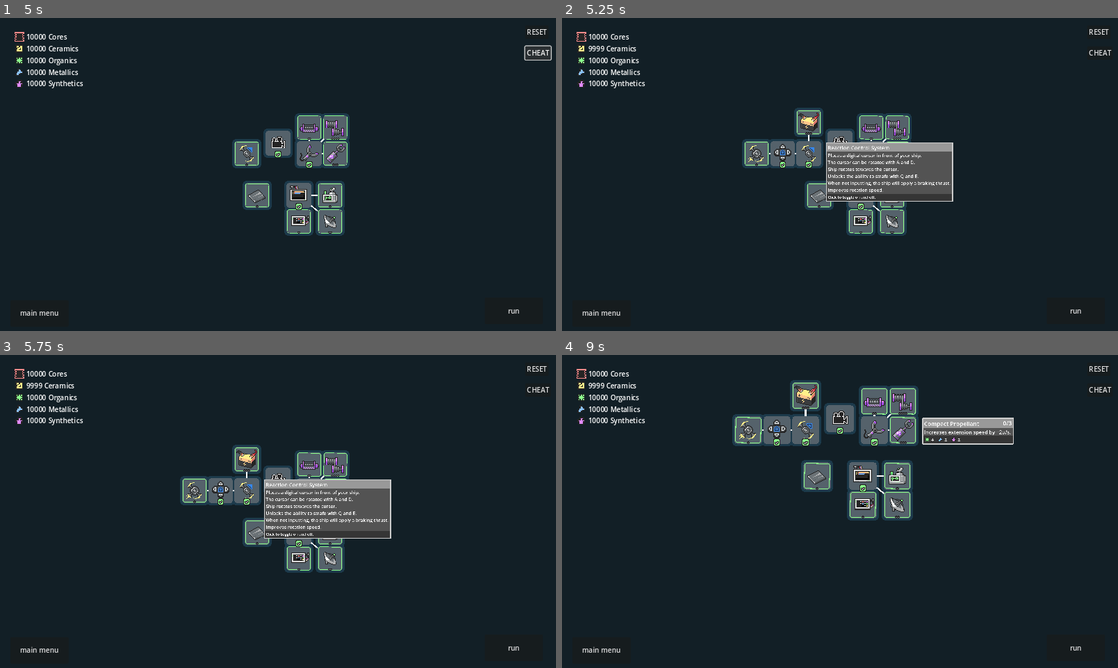
Above: before the commit, frames 1-4 (two rows, left to right).
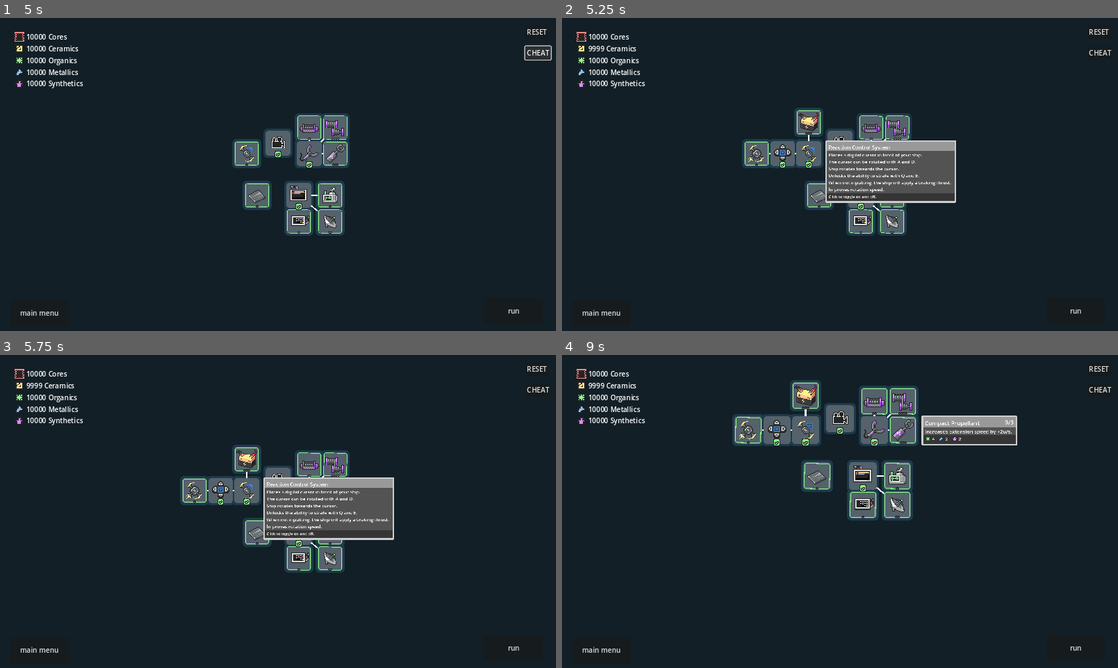
Above: after the commit, the same moments.

Repository: A5TR0spud/asterdrift_redshift
Game: Godot game, scene res://Scenes/Menus/main_menu.tscn
The game is run twice, just before and just after one commit, with the same random seed, the same clock (stepped at 60 frames per second) and the same inputs. The engine's default icon, where the game draws it, is replaced by a stand-in: a white triangle on a blue panel in a dark square.
Inputs (mouse positions are in pixels of both pictures, inside the frame that each line leads up to):
- Up to frame 1 (5 s): click "Play" at 0.5 s; click "RESET" at 1.25 s; click "run" at 2 s; click "terminate run" at 2.75 s; click "Return To Hangar" at 3.5 s; click "CHEAT" at 4.25 s
- Up to frame 2 (5.25 s): click (806, 152) at 5.02 s
- Up to frame 3 (5.75 s): no input
- Up to frame 4 (9 s): click "main menu" at 5.75 s; click "Play" at 6.5 s; tap Enter at 7.25 s; move the mouse to (962, 495) at 7.27 s; hold E (strafe right) 7.28-8.03 s; hold Shift (boost) 7.28-8.03 s; move the mouse to (728, 527) at 8.02 s; hold S (backward) 8.03-8.78 s; click (728, 527) at 8.1 s; move the mouse to (895, 442) at 8.77 s; hold E (strafe right) from 8.78 s (still down); tap Mouse wheel up (zoom in) at 8.85 s

Frame 1 is identical in both runs. In frame 2, 1.4% of the frame differs, in the area x 47-71%, y 39-60%; in frame 3, 1.4%; in frame 4, 0.7%.

Commit message:
v10

Diff:
--- a/Scenes/Hangar/UpgradeIcon/upgrade.tscn
+++ b/Scenes/Hangar/UpgradeIcon/upgrade.tscn
@@ -32,15 +32,15 @@
 [sub_resource type="StyleBoxEmpty" id="StyleBoxEmpty_6hn16"]
 
 [sub_resource type="StyleBoxFlat" id="StyleBoxFlat_7snbq"]
-border_width_left = 5
-border_width_top = 5
-border_width_right = 5
-corner_radius_top_left = 5
-corner_radius_top_right = 5
-expand_margin_left = 5.0
-expand_margin_top = 5.0
-expand_margin_right = 10.0
-expand_margin_bottom = 2.0
+border_width_left = 10
+border_width_top = 10
+border_width_right = 10
+corner_radius_top_left = 10
+corner_radius_top_right = 10
+expand_margin_left = 10.0
+expand_margin_top = 10.0
+expand_margin_right = 20.0
+expand_margin_bottom = 4.0
 anti_aliasing = false
 
 [sub_resource type="Theme" id="Theme_bkje1"]
@@ -54,13 +54,13 @@
 
 [sub_resource type="StyleBoxFlat" id="StyleBoxFlat_54xy4"]
 bg_color = Color(0.32549, 0.32549, 0.32549, 1)
-border_width_left = 5
-border_width_right = 5
+border_width_left = 10
+border_width_right = 10
 corner_detail = 1
-expand_margin_left = 5.0
-expand_margin_top = 2.0
-expand_margin_right = 10.0
-expand_margin_bottom = 2.0
+expand_margin_left = 10.0
+expand_margin_top = 4.0
+expand_margin_right = 20.0
+expand_margin_bottom = 4.0
 
 [sub_resource type="Theme" id="Theme_r2qfw"]
 PanelContainer/styles/panel = SubResource("StyleBoxFlat_54xy4")
@@ -70,19 +70,18 @@
 
 [sub_resource type="LabelSettings" id="LabelSettings_uohsn"]
 font_size = 28
-font_color = Color(1, 0.7, 0.7, 1)
 
 [sub_resource type="StyleBoxFlat" id="StyleBoxFlat_1jsna"]
 bg_color = Color(0.20871, 0.20871, 0.20871, 1)
-border_width_left = 5
-border_width_right = 5
-border_width_bottom = 5
-corner_radius_bottom_right = 5
-corner_radius_bottom_left = 5
-expand_margin_left = 5.0
-expand_margin_top = 2.0
-expand_margin_right = 10.0
-expand_margin_bottom = 5.0
+border_width_left = 10
+border_width_right = 10
+border_width_bottom = 10
+corner_radius_bottom_right = 10
+corner_radius_bottom_left = 10
+expand_margin_left = 10.0
+expand_margin_top = 4.0
+expand_margin_right = 20.0
+expand_margin_bottom = 10.0
 anti_aliasing = false
 
 [sub_resource type="Theme" id="Theme_3w4wk"]
@@ -128,8 +127,8 @@
 
 [node name="IsAvailableIcon" type="Sprite2D" parent="MainIcon"]
 visible = false
-rotation = 0.0172508
-scale = Vector2(0.94994, 0.94994)
+rotation = -0.00257247
+scale = Vector2(0.932637, 0.932637)
 texture = ExtResource("3_yu8kn")
 script = ExtResource("4_dkm4s")
 
@@ -148,9 +147,9 @@
 [node name="Tooltip" type="VBoxContainer" parent="."]
 z_index = 10
 offset_left = 112.0
-offset_top = -64.0
-offset_right = 462.0
-offset_bottom = 72.0
+offset_top = -72.0
+offset_right = 472.0
+offset_bottom = 74.0
 alignment = 1
 
 [node name="Top" type="PanelContainer" parent="Tooltip"]
--- a/Scenes/Hangar/hangar.tscn
+++ b/Scenes/Hangar/hangar.tscn
@@ -1003,7 +1003,7 @@
 PARENT_UPGRADE = NodePath("../PhotonCannon")
 Cost = SubResource("Resource_yighi")
 
-[node name="TractorNeedle" parent="Camera2D/TechTree/BottomLeft/Laser" node_paths=PackedStringArray("PARENT_UPGRADE", "REQUIRED_UPGRADES") instance=ExtResource("4_r883k")]
+[node name="TractorNeedle" parent="Camera2D/TechTree/BottomLeft/Laser" node_paths=PackedStringArray("PARENT_UPGRADE") instance=ExtResource("4_r883k")]
 position = Vector2(-96, 640)
 NAME = "Attractor Beam"
 DESCRIPTION = "The needle laser can now target and attract resources,
@@ -1013,7 +1013,6 @@
 INTERNAL_NAME = "TractorNeedle"
 SPRITE = ExtResource("23_pbsqd")
 PARENT_UPGRADE = NodePath("../MiningLaser")
-REQUIRED_UPGRADES = [NodePath("../../../BottomRight/Farming/GreenBeam")]
 Cost = SubResource("Resource_lfgh2")
 
 [node name="LaserArray" parent="Camera2D/TechTree/BottomLeft/Laser" node_paths=PackedStringArray("PARENT_UPGRADE") instance=ExtResource("4_r883k")]
@@ -1269,7 +1268,7 @@
 Cost = SubResource("Resource_v0aau")
 
 [node name="Combustor" parent="Camera2D/TechTree/BottomRight/Farming" node_paths=PackedStringArray("PARENT_UPGRADE") instance=ExtResource("4_r883k")]
-position = Vector2(672, 112)
+position = Vector2(672, 128)
 NAME = "Furnace"
 DESCRIPTION = "Every other organic collected in-run
 is burned for 1 energy."
@@ -1279,7 +1278,7 @@
 Cost = SubResource("Resource_l28ra")
 
 [node name="Composter" parent="Camera2D/TechTree/BottomRight/Farming" node_paths=PackedStringArray("PARENT_UPGRADE") instance=ExtResource("4_r883k")]
-position = Vector2(672, 304)
+position = Vector2(672, 288)
 NAME = "Composter"
 DESCRIPTION = "Every other synthetic collected is converted into
 an organic."
@@ -1289,7 +1288,7 @@
 Cost = SubResource("Resource_vk4mf")
 
 [node name="Recycler" parent="Camera2D/TechTree/BottomRight/Farming" node_paths=PackedStringArray("PARENT_UPGRADE") instance=ExtResource("4_r883k")]
-position = Vector2(832, 304)
+position = Vector2(832, 288)
 NAME = "Recycler"
 DESCRIPTION = "Every 4th resource collected is converted
 into the resource you have the least of in
@@ -1301,7 +1300,7 @@
 Cost = SubResource("Resource_k56g5")
 
 [node name="Upcycler" parent="Camera2D/TechTree/BottomRight/Farming" node_paths=PackedStringArray("PARENT_UPGRADE") instance=ExtResource("4_r883k")]
-position = Vector2(992, 304)
+position = Vector2(992, 288)
 NAME = "Upcycler"
 DESCRIPTION = "Every 7th resource collected also collects
 a copy of the resource you have the least
@@ -1314,7 +1313,7 @@
 Cost = SubResource("Resource_4e528")
 
 [node name="Dynamo" parent="Camera2D/TechTree/BottomRight/Farming" node_paths=PackedStringArray("PARENT_UPGRADE") instance=ExtResource("4_r883k")]
-position = Vector2(832, 112)
+position = Vector2(832, 128)
 NAME = "Dynamo"
 DESCRIPTION = "Every resource collected grants energy
 based on ship velocity, but slightly slows
@@ -1333,6 +1332,7 @@
 INTERNAL_NAME = "GreenBeam"
 SPRITE = ExtResource("63_bc8h3")
 PARENT_UPGRADE = NodePath("../../Radar")
+HIDE = true
 Cost = SubResource("Resource_sv8w4")
 
 [node name="StatusMonitor" parent="Camera2D/TechTree/BottomRight" instance=ExtResource("4_r883k")]
--- a/Scenes/Player/Player.tscn
+++ b/Scenes/Player/Player.tscn
@@ -249,7 +249,7 @@
 texture = ExtResource("8_a3clv")
 
 [node name="Blinkers" type="Sprite2D" parent="ShipVisuals"]
-self_modulate = Color(0, 0, 0, 1)
+self_modulate = Color(1, 0, 0, 1)
 z_index = 4
 texture = ExtResource("9_mirtk")
 script = ExtResource("4_tpib4")
@@ -512,6 +512,34 @@
 offset_right = 128.0
 offset_bottom = 128.0
 
+[node name="Electron" type="Node2D" parent="."]
+visible = false
+
+[node name="Quasar1" type="Area2D" parent="Electron"]
+
+[node name="CollisionPolygon2D" type="CollisionPolygon2D" parent="Electron/Quasar1"]
+polygon = PackedVector2Array(0, 0, 48.983, 90.51, -48.983, 90.51)
+
+[node name="Quasar2" type="Area2D" parent="Electron"]
+rotation = -3.14159
+
+[node name="CollisionPolygon2D" type="CollisionPolygon2D" parent="Electron/Quasar2"]
+polygon = PackedVector2Array(0, 0, 48.983, 90.51, -48.983, 90.51)
+
+[node name="Pulsar1" type="Area2D" parent="Electron"]
+visible = false
+rotation = 4.71238
+
+[node name="CollisionPolygon2D" type="CollisionPolygon2D" parent="Electron/Pulsar1"]
+polygon = PackedVector2Array(0, 0, 48.983, 90.51, -48.983, 90.51)
+
+[node name="Pulsar2" type="Area2D" parent="Electron"]
+visible = false
+rotation = 7.85397
+
+[node name="CollisionPolygon2D" type="CollisionPolygon2D" parent="Electron/Pulsar2"]
+polygon = PackedVector2Array(0, 0, 48.983, 90.51, -48.983, 90.51)
+
 [connection signal="body_entered" from="." to="." method="_on_body_entered"]
 [connection signal="firemalasar" from="ShipVisuals" to="NeedleLaserManager" method="_on_ship_visuals_firemalasar"]
 [connection signal="body_entered" from="Manipulator/ManipulatorArea" to="Manipulator" method="_on_manipulator_area_body_entered"]
Binary file changed: Assets/Hangar/Upgrades/ElectronSpin.png
Binary file changed: Assets/Hangar/Upgrades/GreenBeam.png
Binary file changed: Assets/Hangar/Upgrades/Pulsar.png
Not shown, changed: export_presets.cfg
Not shown, added: BUILDS/build 10/Astershift.console.exe
Not shown, added: BUILDS/build 10/Astershift.exe
Not shown, added: BUILDS/build 10/Astershift.pck
Not shown, added: BUILDS/build 10/build 10.zip
Not shown, changed: CHANGELOG.md
